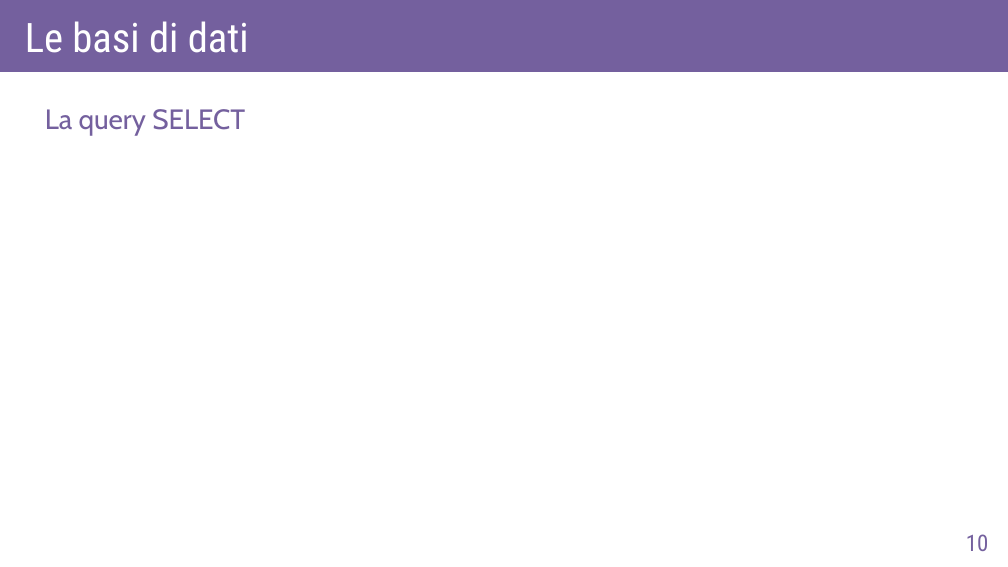
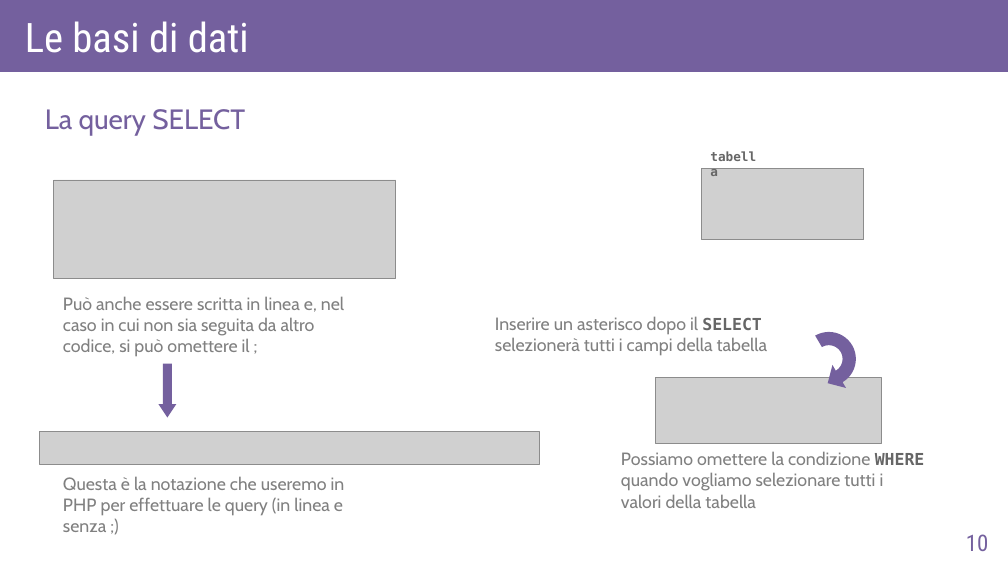
Before and after one commit to AlexF1789/corsoPHP, a slide deck: slide 10 of slide_odp/lez6.odp. Drawn at 1008x567 pixels with LibreOffice and Linux fonts; fonts in the diff are those of the drawing; grey boxes stand for pictures. Boxes give left, top, right and bottom in pixels: in the first picture for what was removed or moved away, otherwise in the second. Text is boxed around its words. In the diff, an @@ line names an element or a change of style, - is before the commit and + after.

```diff
--- a/slide_odp/lez6.odp
+++ b/slide_odp/lez6.odp
@@ text added at [702,144,773,182], 10 pt, text #666666, bold @@
+tabella
@@ picture added at [702,168,864,240] @@
@@ picture added at [54,180,396,279] @@
@@ text added at [63,296,344,356], 14 pt, text #808080 @@
+Può anche essere scritta in linea e, nel caso in cui non sia seguita da altro codice, si può omettere il ;
@@ text added at [495,316,767,355], 14 pt, text #808080 @@
+Inserire un asterisco dopo il SELECT selezionerà tutti i campi della tabella
@@ freeform shape added at [792,322,866,396], fill #74609E @@
@@ down arrow added at [158,364,177,418], fill #74609E @@
@@ picture added at [655,378,882,443] @@
@@ picture added at [39,432,540,464] @@
@@ text added at [63,476,345,532], 14 pt, text #808080 @@
+Questa è la notazione che useremo in PHP per effettuare le query (in linea e senza ;)
@@ text added at [621,451,925,508], 14 pt, text #808080 @@
+Possiamo omettere la condizione WHERE quando vogliamo selezionare tutti i valori della tabella
```
Also in this commit, not shown: 9 other slides changed, 5 slides added, 5 other files.
